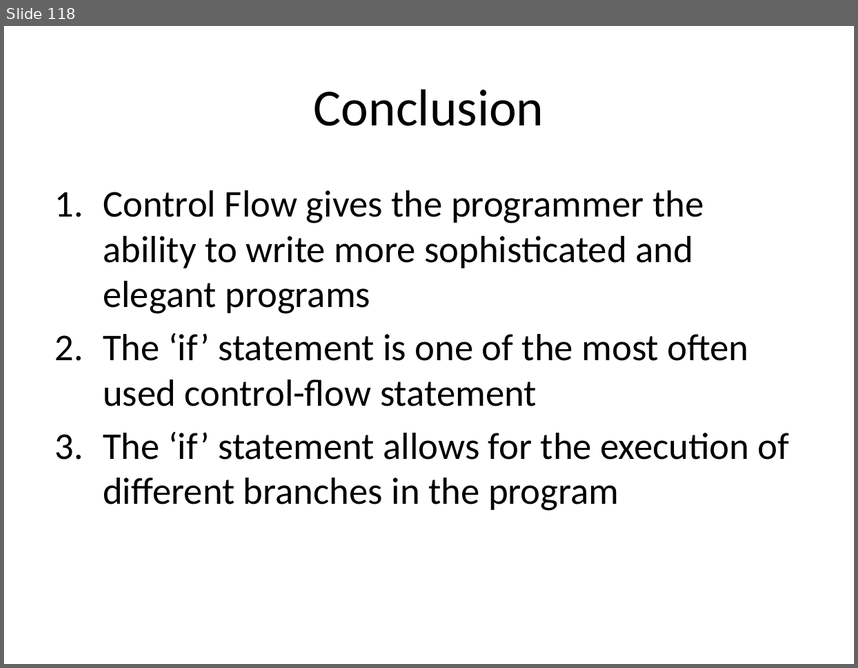
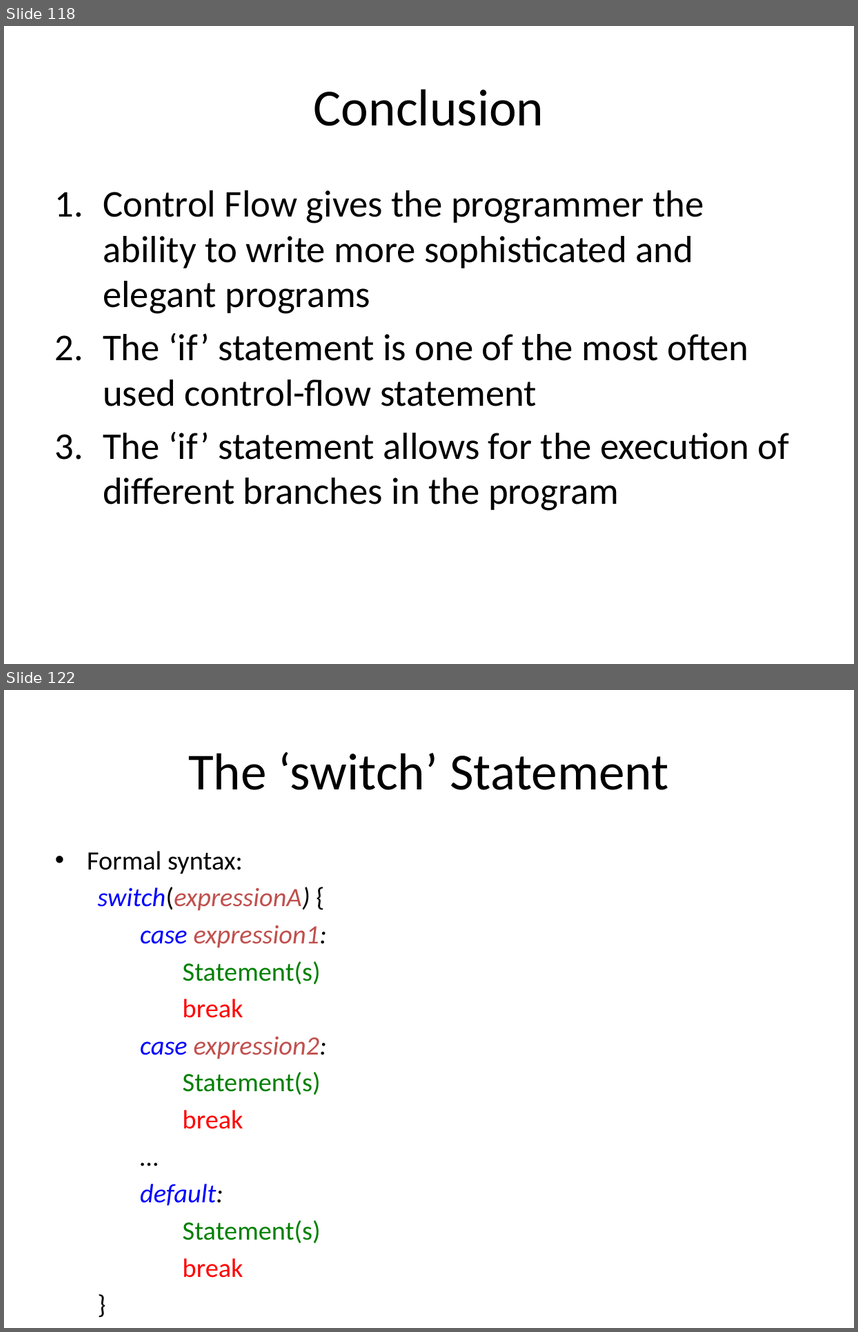
Before and after one commit to xiliax/web-programming-fundamentals, a slide deck: docs/learn-computer-programming.pptx. Shown one above the other, each under a label of ours: slide 118 before the commit, slides 118 and 122 after it; the slides between them are not shown. The pictures are 858x668 and 858x1332 pixels, drawn with LibreOffice and Linux fonts; fonts in the diff are those of the drawing. Boxes give left, top, right and bottom in pixels: in the first picture for what was removed or moved away, otherwise in the second. Text is boxed around its words. In the diff, an @@ line names an element or a change of style, - is before the commit and + after.

Commit message:
Updated document, slides and code example for c05s17 - JavaScript - Switch Statement

```diff
--- a/docs/learn-computer-programming.pptx
+++ b/docs/learn-computer-programming.pptx
@@ slide 122 added at [4, 690, 854, 1328], background #FFFFFF @@
@@ title added at [188, 752, 669, 790], 44 pt, text #000000 @@
+The ‘switch’ Statement
@@ text added at [87, 851, 327, 1243], 22.4 pt, text #008000 @@
+• Formal syntax:
+switch(expressionA) {
+case expression1:
+Statement(s)
+break
+case expression2:
+Statement(s)
+break
+…
+default:
+Statement(s)
+break
+}
```
Also in this commit, not shown: 1 slide changed, 6 other slides added, 12 other files.
